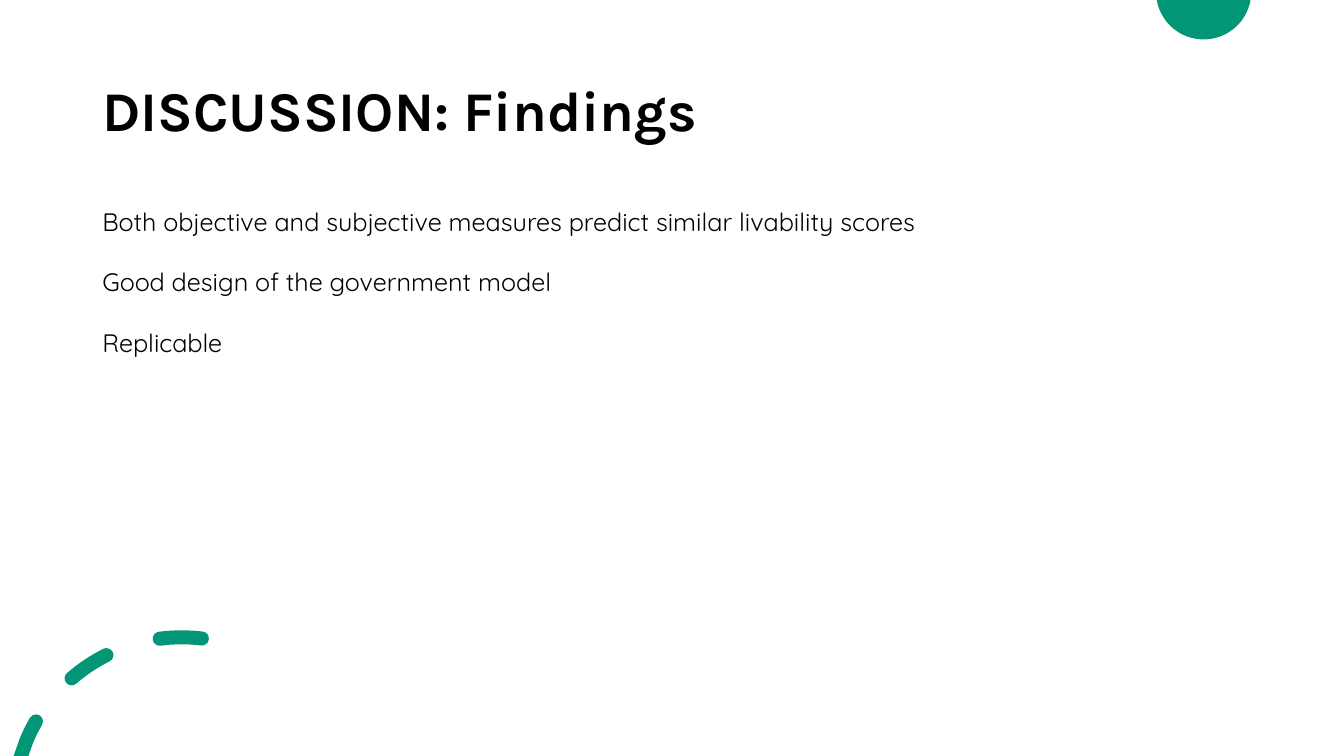
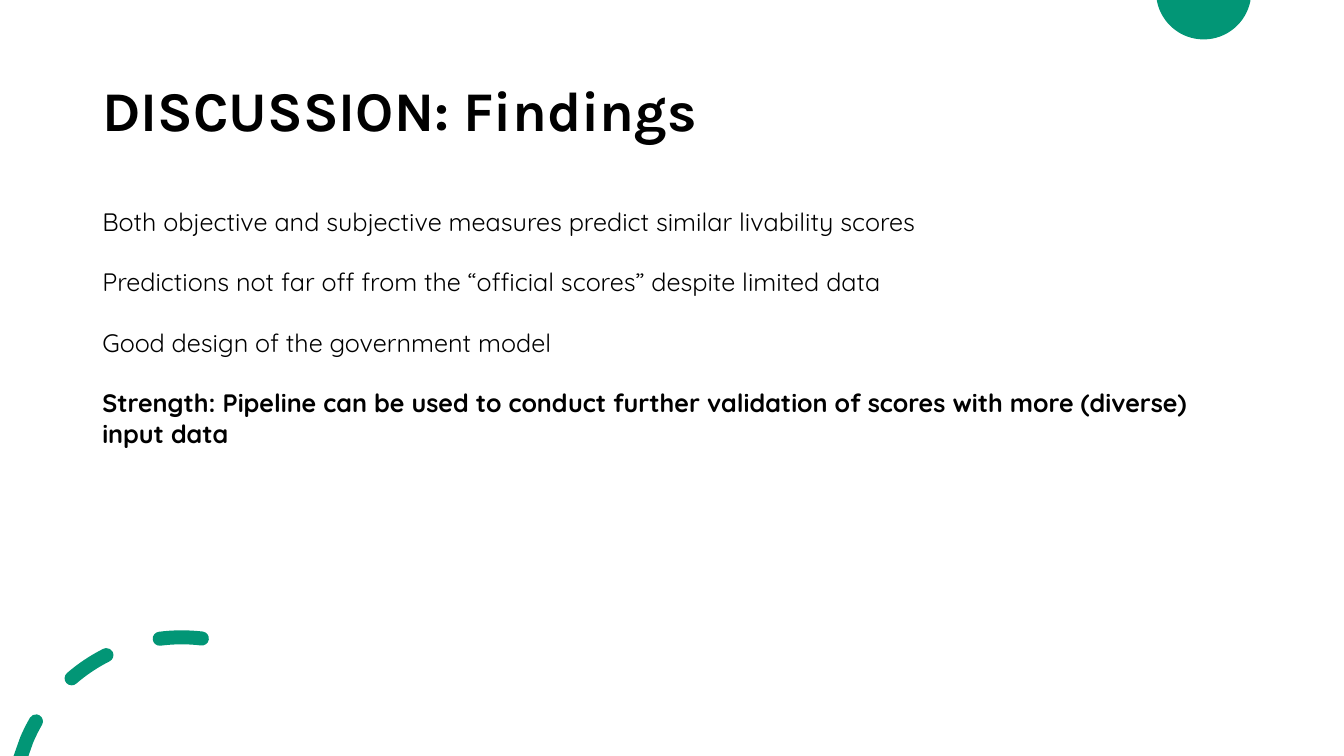
Before and after one commit to ilaluna/LIVING-SICSS, a slide deck: slide 14 of LIVING-SICCS.pptx (slide 13 before the commit). Drawn at 1344x756 pixels with LibreOffice and Linux fonts; fonts in the diff are those of the drawing. Boxes give left, top, right and bottom in pixels: in the first picture for what was removed or moved away, otherwise in the second. Text is boxed around its words. In the diff, an @@ line names an element or a change of style, - is before the commit and + after.

```diff
--- a/LIVING-SICCS.pptx
+++ b/LIVING-SICCS.pptx
@@ text at box(102, 272, 880, 296): paragraph added @@
+Predictions not far off from the “official scores” despite limited data
@@ text at box(102, 393, 1187, 448): text changed; bold on @@
-Replicable
+Strength: Pipeline can be used to conduct further validation of scores with more (diverse) input data
```
Also in this commit, not shown: 6 other slides changed, 1 slide added.
